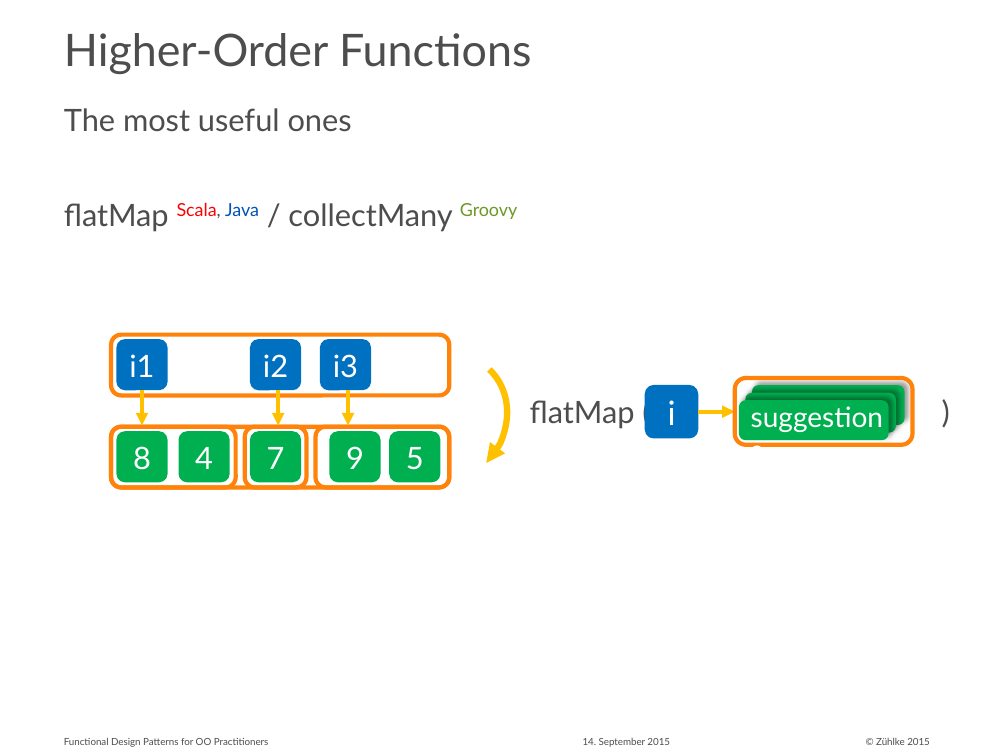
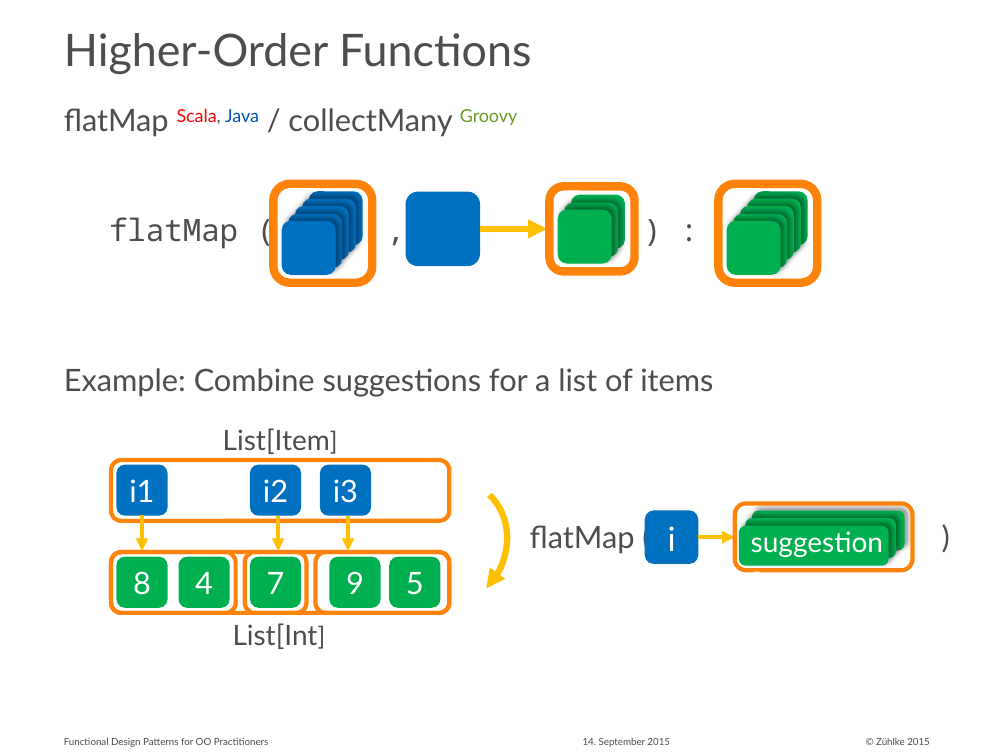
Before and after one commit to aax/zdays-fp-patterns, a slide deck: slide 12 of Functional Design Patterns for OO Practitioners.pptx. Drawn at 1008x756 pixels with LibreOffice and Linux fonts; fonts in the diff are those of the drawing. Boxes give left, top, right and bottom in pixels: in the first picture for what was removed or moved away, otherwise in the second. Text is boxed around its words. In the diff, an @@ line names an element or a change of style, - is before the commit and + after.

```diff
--- a/Functional Design Patterns for OO Practitioners.pptx
+++ b/Functional Design Patterns for OO Practitioners.pptx
@@ text at (64,108,517,137): text changed @@
-The most useful ones
+flatMap Scala, Java / collectMany Groovy
@@ group added at (109,183,817,282): 17 rounded rectangles, 1 arrow, 1 text @@
+flatMap ( , ) :
@@ text at (64,368,713,397): text changed @@
-flatMap Scala, Java / collectMany Groovy
+Example: Combine suggestions for a list of items
@@ text added at (223,428,330,454), 20 pt, text #4D4D4D @@
+List[Item]
@@ 18 rounded rectangles, 11 texts, 4 arrows, 1 arc (boxed as its full ellipse): place and size @@
-18 rounded rectangles, 11 texts, 4 arrows, 1 arc (boxed as its full ellipse) at (111,326,912,513)
+18 rounded rectangles, 11 texts, 4 arrows, 1 arc (boxed as its full ellipse) at (111,452,912,639)
@@ text added at (233,623,318,649), 20 pt, text #4D4D4D @@
+List[Int]
```
Also in this commit, not shown: 9 other slides changed, 3 slides added.
